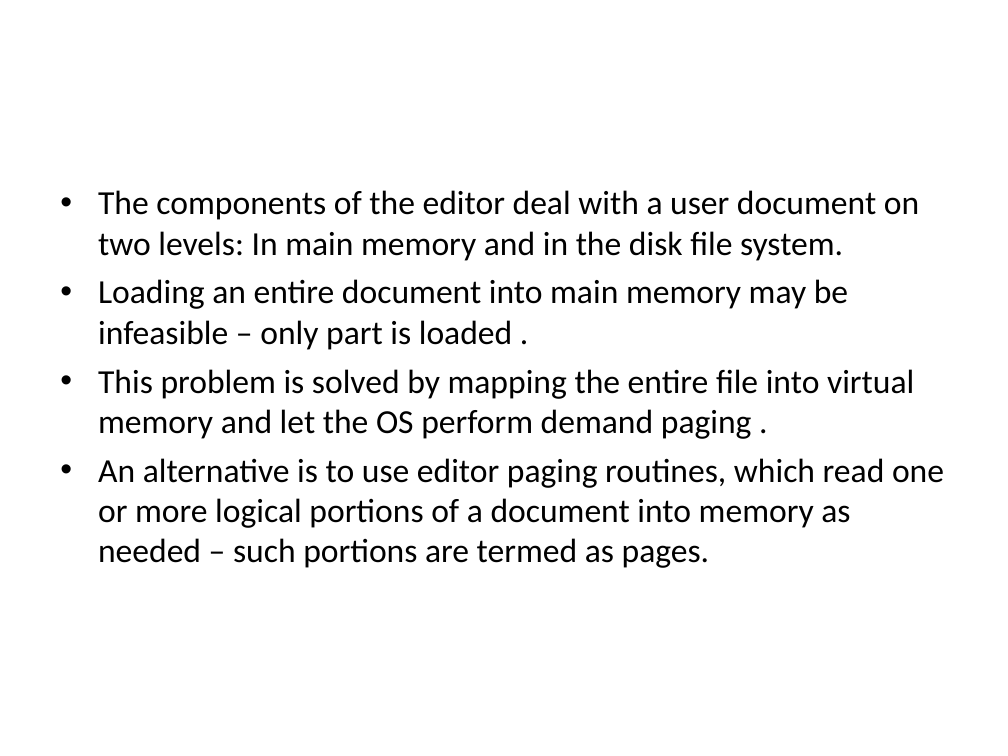
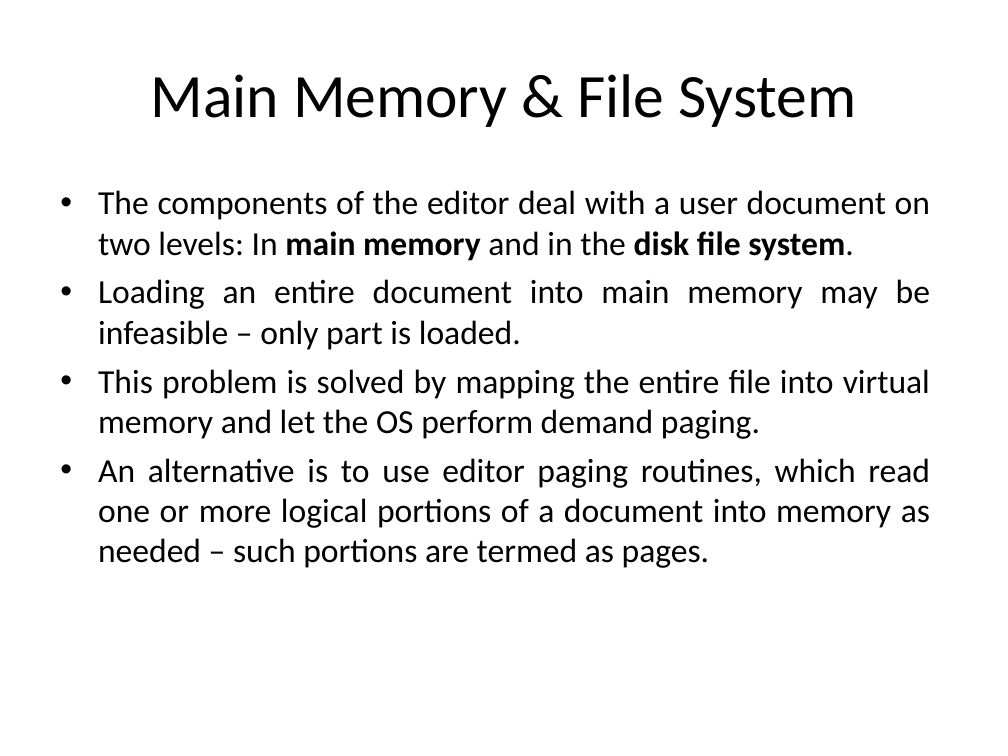
Before and after one commit to kazimsayed954/S5, a slide deck: slide 22 of 02. System Software/Sir's PPTs/6. Editors and Debuggers.ppt (slide 21 before the commit). Drawn at 1008x756 pixels with LibreOffice and Linux fonts; fonts in the diff are those of the drawing. Boxes give left, top, right and bottom in pixels: in the first picture for what was removed or moved away, otherwise in the second. Text is boxed around its words. In the diff, an @@ line names an element or a change of style, - is before the commit and + after.

```diff
--- a/02. System Software/Sir's PPTs/6. Editors and Debuggers.ppt
+++ b/02. System Software/Sir's PPTs/6. Editors and Debuggers.ppt
@@ title added at [150,74,856,127], 44 pt, text #000000 @@
+Main Memory & File System
@@ text at [98,190,930,568]: bold on in "main memory disk file system."; alignment left to justified @@
@@ text at [98,279,930,439]: text changed @@
-• Loading an entire document into main memory may be infeasible – only part is loaded .
-• This problem is solved by mapping the entire file into virtual memory and let the OS perform demand paging .
+• Loading an entire document into main memory may be infeasible – only part is loaded.
+• This problem is solved by mapping the entire file into virtual memory and let the OS perform demand paging.
```
Also in this commit, not shown: 46 other slides changed, 3 slides added, 1 other file.
